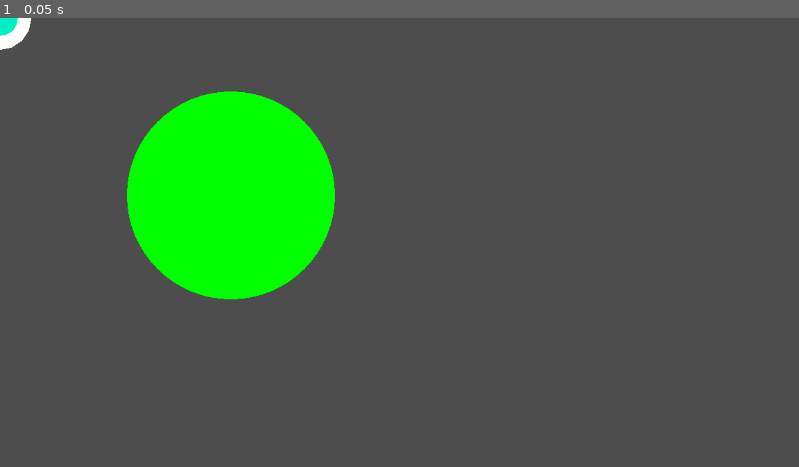
Above: before the commit, frame 1.
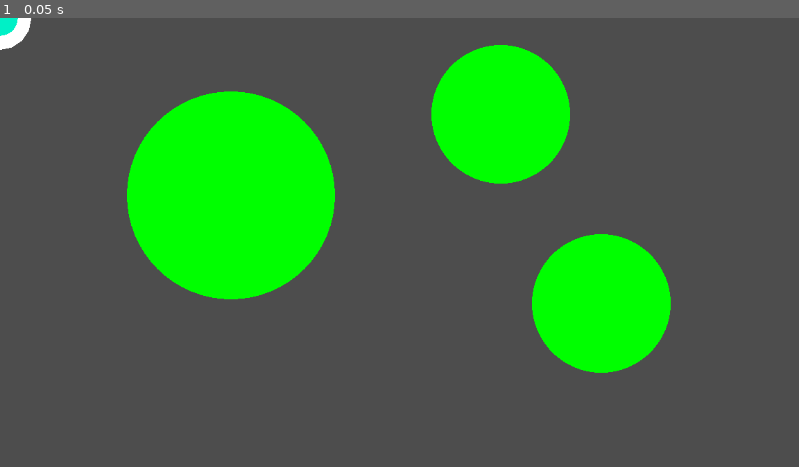
Above: after the commit, the same moment.

Repository: SashaMkrv/godot-4.3-constraint-movement
Game: Godot game, scene res://example-motion/scenes/avoiding-chain-movement.tscn
Two runs of this game, one before a commit and one after it. Both use one fixed random seed, a clock stepped at 60 frames per second and the inputs below. The project has no main scene, so this scene is started directly.
Inputs:
- Up to frame 1 (0.05 s): no input

The runs differ from the first frame. In frame 1, 8.5% of the frame differs, in the area x 53-84%, y 6-80%.

Commit message:
move obstacles back under obstacle getter

Diff:
--- a/example-motion/scenes/avoiding-chain-movement.tscn
+++ b/example-motion/scenes/avoiding-chain-movement.tscn
@@ -35,22 +35,20 @@
 end_cap_mode = 2
 round_precision = 14
 
-[node name="Marker2D2" type="Marker2D" parent="." groups=["ObstacleMarker"]]
-visible = false
+[node name="Obstacles" type="Node2D" parent="."]
+script = ExtResource("2_gwm18")
+
+[node name="Marker2D2" type="Marker2D" parent="Obstacles" groups=["ObstacleMarker"]]
 position = Vector2(867, 412)
 gizmo_extents = 50.0
 script = ExtResource("3_os6s5")
 
-[node name="Marker2D3" type="Marker2D" parent="." groups=["ObstacleMarker"]]
-visible = false
+[node name="Marker2D3" type="Marker2D" parent="Obstacles" groups=["ObstacleMarker"]]
 position = Vector2(722, 139)
 gizmo_extents = 75.0
 script = ExtResource("3_os6s5")
 
-[node name="Marker2D" type="Marker2D" parent="." groups=["ObstacleMarker"]]
+[node name="Marker2D" type="Marker2D" parent="Obstacles" groups=["ObstacleMarker"]]
 position = Vector2(333, 256)
 script = ExtResource("3_os6s5")
 radius = 150
-
-[node name="Obstacles" type="Node2D" parent="."]
-script = ExtResource("2_gwm18")
